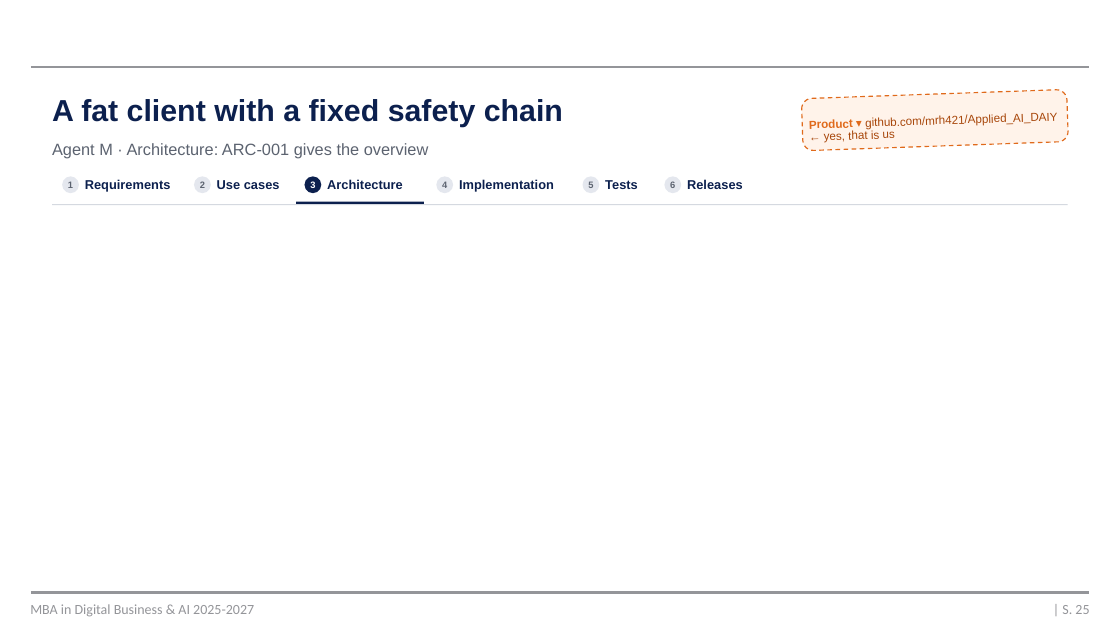
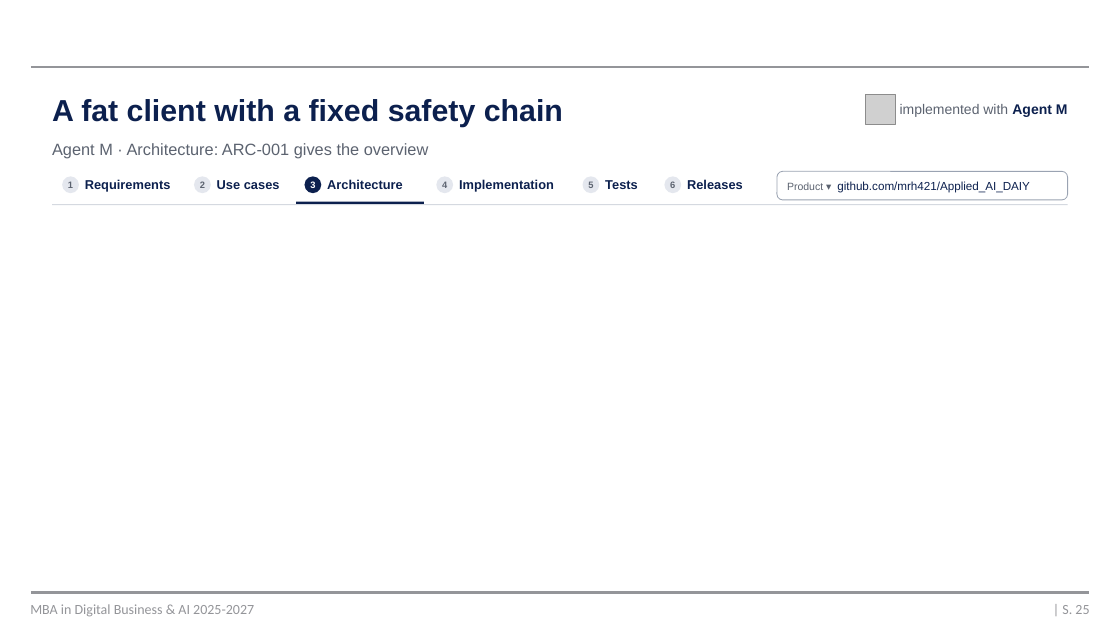
Before and after one commit to mrh421/Applied_AI_DAIY, a slide deck: slide 25 of presentation/DAIY_pre-presentation_v5.pptx. Drawn at 1120x630 pixels with LibreOffice and Linux fonts; fonts in the diff are those of the drawing; grey boxes stand for pictures; background and template pictures are left out. Boxes give left, top, right and bottom in pixels: in the first picture for what was removed or moved away, otherwise in the second. Text is boxed around its words. In the diff, an @@ line names an element or a change of style, - is before the commit and + after.

```diff
--- a/presentation/DAIY_pre-presentation_v5.pptx
+++ b/presentation/DAIY_pre-presentation_v5.pptx
@@ picture added at bbox=[865, 94, 896, 124] @@
@@ text added at bbox=[900, 103, 1068, 118], 12 pt, text #5C6370 @@
+implemented with Agent M
@@ text removed at bbox=[824, 130, 895, 143] @@
-← yes, that is us
@@ rounded rectangle at bbox=[777, 171, 1068, 200]: fill #FFF3EA to #FFFFFF; outline #E06A1B 1 pt dashed to #9AA3B2 0.75 pt; rotation 358 to 0 degrees @@
@@ text "Product ▾ github.com/mrh421/Applied_AI_DAIY": place and size @@
-text "Product ▾ github.com/mrh421/Applied_AI_DAIY" at bbox=[809, 114, 988, 131]
+text "Product ▾ github.com/mrh421/Applied_AI_DAIY" at bbox=[787, 181, 1030, 193]
@@ text "Product ▾ github.com/mrh421/Applied_AI_DAIY" at bbox=[787, 181, 1030, 193]: size 10 to 9 pt, text colour #E06A1B to #5C6370, bold off in "Product ▾"; text colour #A8470B to #0C204E in "github.com/mrh421/Applied_AI_DAIY"; rotation 358 to 0 degrees @@
```
Also in this commit, not shown: 5 other slides changed.
